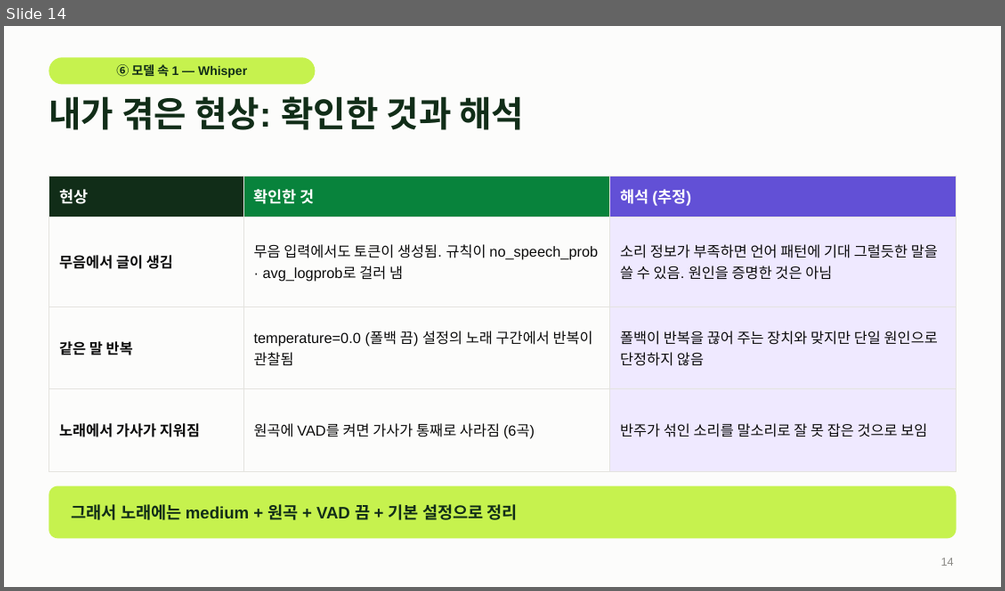
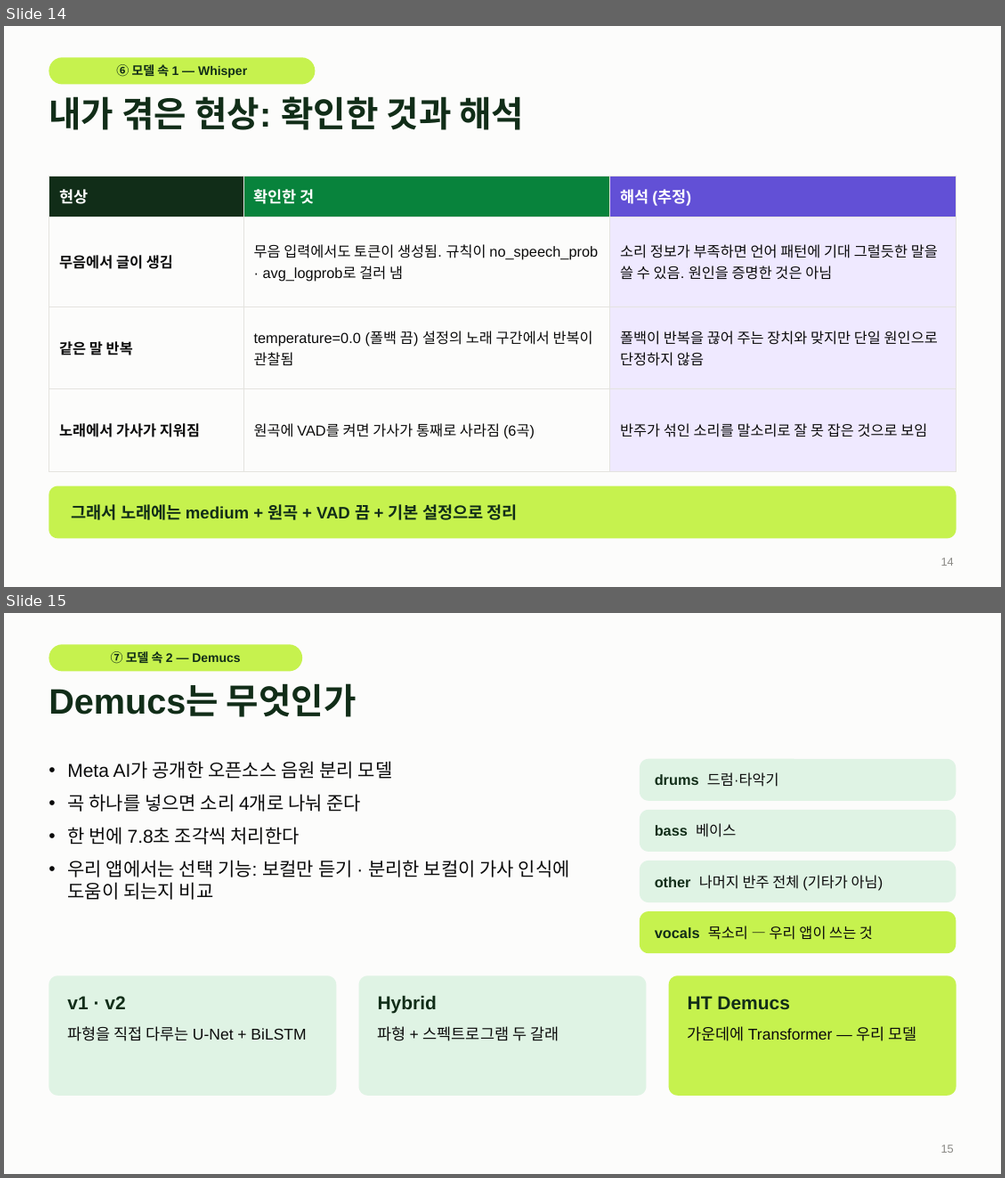
Before and after one commit to greenkey20/song-lingo, a slide deck: docs/slides/발표_20261112_초안.pptx. Shown one above the other, each under a label of ours: slide 14 before the commit, slides 14 and 15 after it. The pictures are 1005x591 and 1005x1178 pixels, drawn with LibreOffice and Linux fonts; fonts in the diff are those of the drawing; background and template pictures are left out. Boxes give left, top, right and bottom in pixels: in the first picture for what was removed or moved away, otherwise in the second. Text is boxed around its words. In the diff, an @@ line names an element or a change of style, - is before the commit and + after.

```diff
--- a/docs/slides/발표_20261112_초안.pptx
+++ b/docs/slides/발표_20261112_초안.pptx
@@ slide 15 added at (4,613,1001,1174), background #FCFCFB @@
@@ rounded rectangle added at (48,644,302,672), fill #C6F24E @@
@@ text added at (111,651,240,664), 12 pt, text #112D18, bold @@
+⑦ 모델 속 2 — Demucs
@@ title added at (48,683,356,717), 34 pt, text #112D18, bold @@
+Demucs는 무엇인가
@@ text added at (67,761,570,900), 18 pt, text #0B0B0B @@
+• Meta AI가 공개한 오픈소스 음원 분리 모델
+• 곡 하나를 넣으면 소리 4개로 나눠 준다
+• 한 번에 7.8초 조각씩 처리한다
+• 우리 앱에서는 선택 기능: 보컬만 듣기 · 분리한 보컬이 가사 인식에 도움이 되는지 비교
@@ rounded rectangle added at (639,759,956,801), fill #DFF3E4 @@
@@ text added at (655,772,779,787), 14 pt, text #0B0B0B @@
+drums 드럼·타악기
@@ rounded rectangle added at (639,810,956,852), fill #DFF3E4 @@
@@ text added at (655,823,736,837), 14 pt, text #112D18, bold @@
+bass 베이스
@@ rounded rectangle added at (639,860,956,902), fill #DFF3E4 @@
@@ text added at (655,875,883,891), 14 pt, text #0B0B0B @@
+other 나머지 반주 전체 (기타가 아님)
@@ rounded rectangle added at (639,911,956,953), fill #C6F24E @@
@@ text added at (655,925,873,940), 14 pt, text #0B0B0B @@
+vocals 목소리 — 우리 앱이 쓰는 것
@@ rounded rectangle added at (48,976,336,1095), fill #DFF3E4 @@
@@ rounded rectangle added at (358,976,646,1095), fill #DFF3E4 @@
@@ rounded rectangle added at (669,976,956,1095), fill #C6F24E @@
@@ text added at (67,996,125,1009), 18 pt, text #112D18, bold @@
+v1 · v2
@@ text added at (378,995,437,1013), 18 pt, text #112D18, bold @@
+Hybrid
@@ text added at (688,996,790,1009), 18 pt, text #112D18, bold @@
+HT Demucs
@@ text added at (67,1026,306,1041), 15 pt, text #0B0B0B @@
+파형을 직접 다루는 U-Net + BiLSTM
@@ text added at (378,1026,558,1041), 15 pt, text #0B0B0B @@
+파형 + 스펙트로그램 두 갈래
@@ text added at (688,1026,917,1041), 15 pt, text #0B0B0B @@
+가운데에 Transformer — 우리 모델
@@ page number added at (941,1144,954,1152), 11 pt, text #8A8985 @@
+15
```
Also in this commit, not shown: 5 other files.
